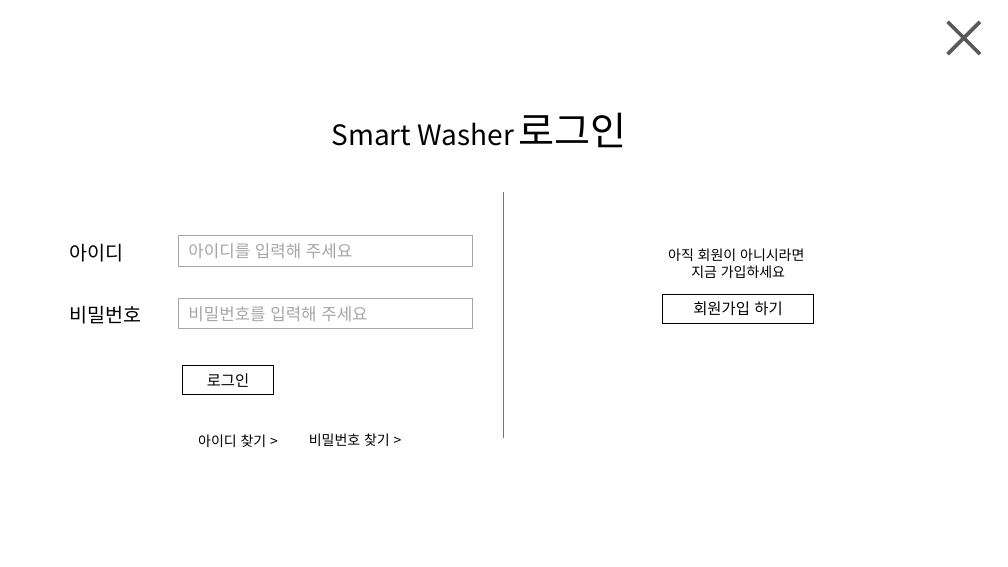
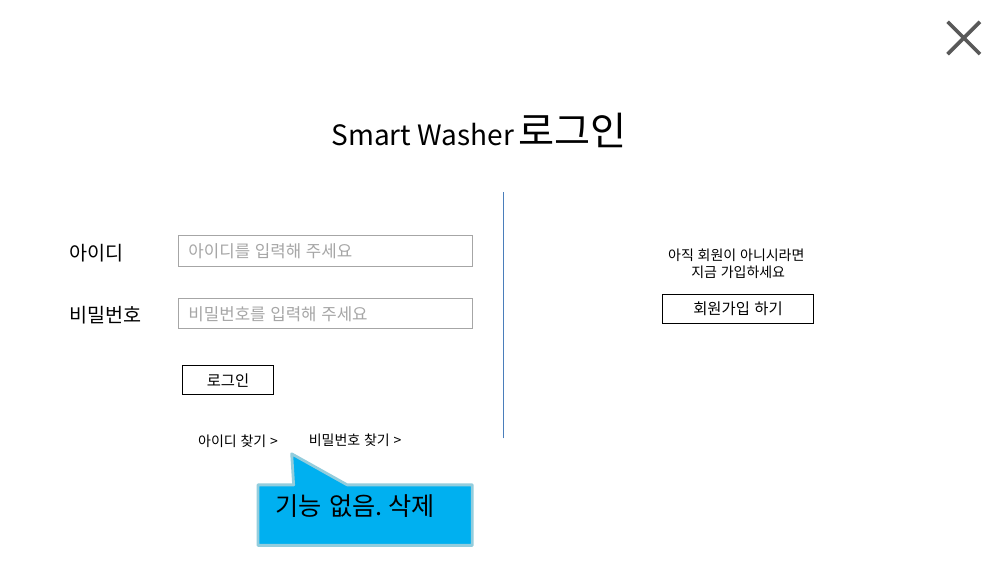
Before and after one commit to june3377/wm_pj, a slide deck: slide 2 of 문서파일/ui구상.pptx. Drawn at 1008x567 pixels with LibreOffice and Linux fonts; fonts in the diff are those of the drawing. Boxes give left, top, right and bottom in pixels: in the first picture for what was removed or moved away, otherwise in the second. Text is boxed around its words. In the diff, an @@ line names an element or a change of style, - is before the commit and + after.

```diff
--- a/문서파일/ui구상.pptx
+++ b/문서파일/ui구상.pptx
@@ speech box added at box(258, 485, 473, 545), fill #00B0F0, outline #93CDDD 2 pt @@
@@ text added at box(276, 494, 434, 517), 18 pt, text #000000 @@
+기능 없음. 삭제
```
Also in this commit, not shown: 2 other slides changed, 2 slides added.
